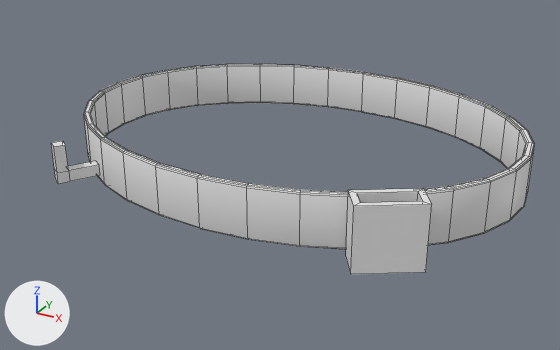
The FBX model A completely normal day/Assets/Art/Models/Belt.fbx, before and after one commit.
Camera for both pictures: a 50 mm camera at (0.292, -0.56, 0.241) aimed at (-0.004, -0.022, -0.028). Every picture has the same lights, and +X, +Y and +Z are marked at lower left. Mesh edges are drawn as thin lines. Where no turn or scale is listed for an object, it has been applied to the vertices.

The scene before the commit, as lines of its bpy script (objects in view):
```python
me_cylinder_019 = bpy.data.meshes.new('Cylinder.019')
me_cylinder_019.from_pydata(...)  # 416 vertices, 411 faces; spans x -0.198..0.198, y -0.15..0.15, z -0.025..0.025
# before: 402 (0.161, -0.122, -0.025) at pixel (425, 272), 403 (0.155, -0.121, 0.025) at pixel (422, 201), 406 (0.119, -0.149, -0.025) at pixel (350, 274), 407 (0.12, -0.142, 0.025) at pixel (360, 202), 409 (0.161, -0.122, 0.025) at pixel (431, 204)
# before: 410 (0.119, -0.149, 0.025) at pixel (353, 206), 413 (0.155, -0.121, -0.015), 414 (0.12, -0.142, -0.015)
ob_cylinder = bpy.data.objects.new('Cylinder', me_cylinder_019)
ob_cylinder.location = (0.0, 0.0, 0.0)
```
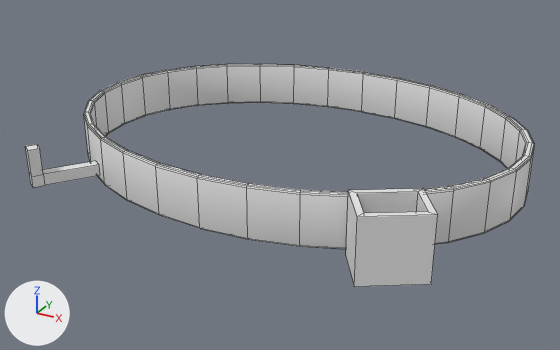
The newer file is also rescaled (x1.2) as a whole; pictures and numbers use the older file's frame.

Changed parts and their boxes [x1, y1, x2, y2] in the pictures (560 x 350 px; the box of a moved part takes in the faces that stretch with it):
'Cylinder', reshaped: before [51, 64, 535, 274]; after [25, 64, 535, 286]
part 1 of me_cylinder_019, moved or reshaped: before [51, 141, 100, 184]; after [25, 144, 100, 187]
part 2 of me_cylinder_019, moved or reshaped: before [346, 189, 432, 274]; after [346, 189, 438, 286]

Diff of the bpy script that builds the scene:
```diff
--- a/A completely normal day/Assets/Art/Models/Belt.fbx.py
+++ b/A completely normal day/Assets/Art/Models/Belt.fbx.py
@@ me_cylinder_019 @@
 me_cylinder_019.from_pydata(...)  # 416 vertices, 411 faces; spans x -0.198..0.198, y -0.15..0.15, z -0.025..0.025
 # used by ob_cylinder; location = (0.0, 0.0, 0.0)
+# me_cylinder_019 part 1: all 12 vertices in x -0.147..-0.134, y -0.147..-0.134, z -0.016..0.016 are moved by (-0.012, -0.015, 0.0)
+# me_cylinder_019 part 2
+for i in [402, 403, 406, 407, 409, 410, 413, 414]: me_cylinder_019.vertices[i].co += Vector((0.008, -0.013, 0.0))
```
